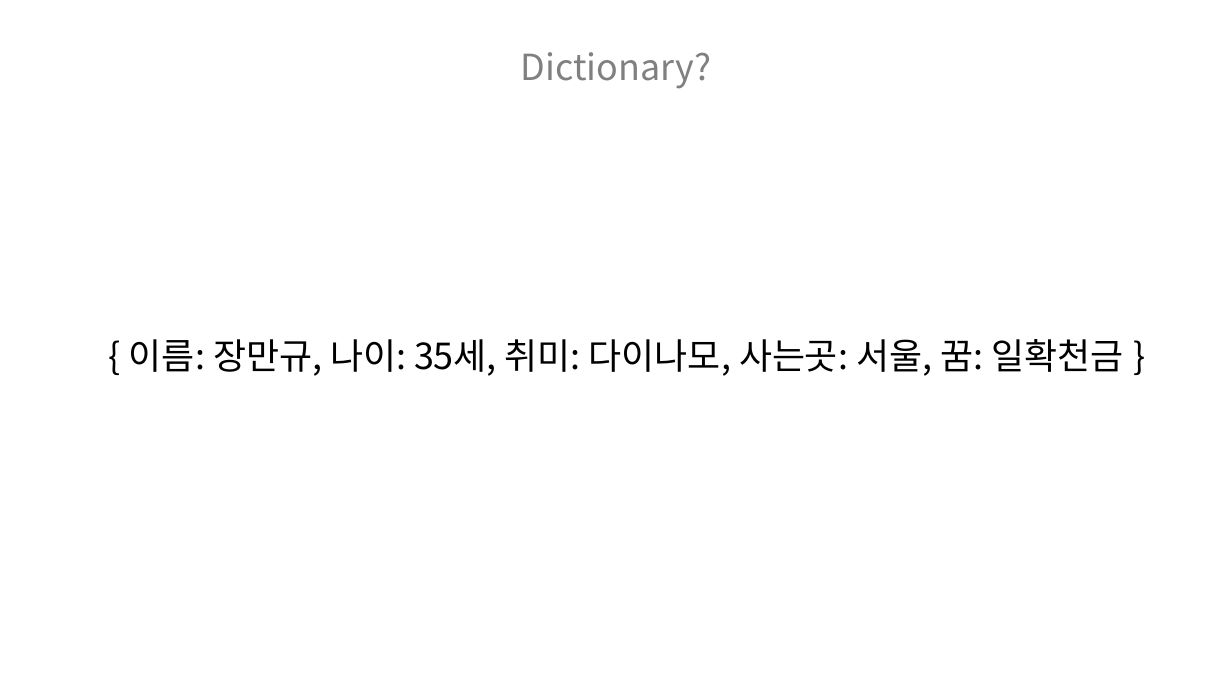
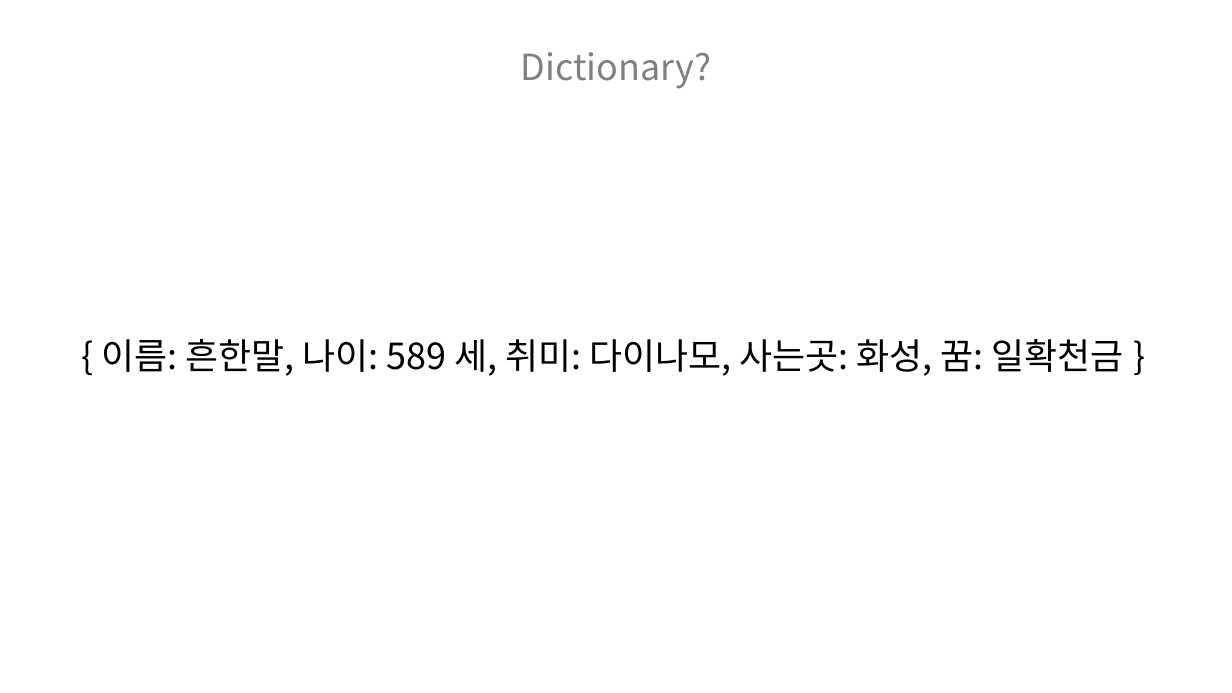
Before and after one commit to hnanmal/hnanmal_tistory, a slide deck: slide 7 of 20221109_다이나모에서 딕셔너리 활용하여 코드 복잡도 완화하기/documentum/블로그용.pptx (slide 8 before the commit). Drawn at 1232x693 pixels with LibreOffice and Linux fonts; fonts in the diff are those of the drawing. Boxes give left, top, right and bottom in pixels: in the first picture for what was removed or moved away, otherwise in the second. Text is boxed around its words. In the diff, an @@ line names an element or a change of style, - is before the commit and + after.

```diff
--- a/20221109_다이나모에서 딕셔너리 활용하여 코드 복잡도 완화하기/documentum/블로그용.pptx
+++ b/20221109_다이나모에서 딕셔너리 활용하여 코드 복잡도 완화하기/documentum/블로그용.pptx
@@ text at <box>101,339,1123,376</box>: text changed @@
-{ 이름: 장만규, 나이: 35세, 취미: 다이나모, 사는곳: 서울, 꿈: 일확천금 }
+{ 이름: 흔한말, 나이: 589 세, 취미: 다이나모, 사는곳: 화성, 꿈: 일확천금 }
```
Also in this commit, not shown: 5 other slides changed.
